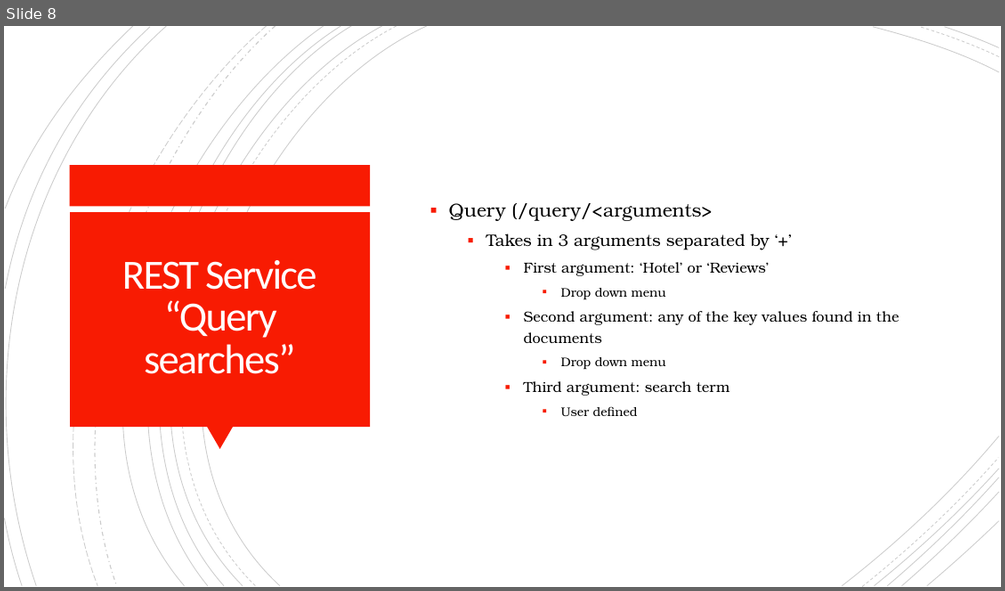
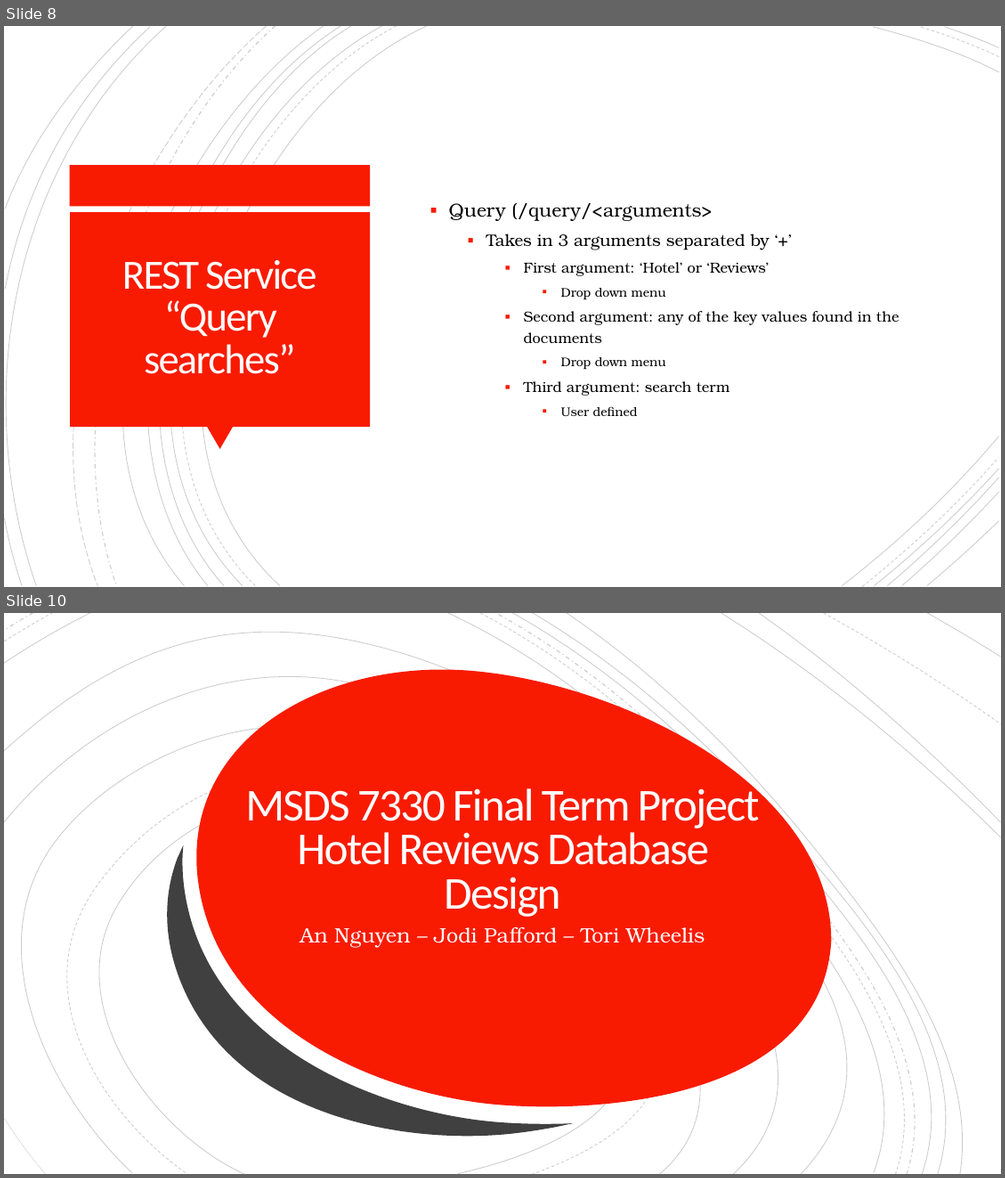
Before and after one commit to anhainguyen82/Database_Final_Project, a slide deck: MSDS_7330_Final_Term_Project.pptx. Shown one above the other, each under a label of ours: slide 8 before the commit, slides 8 and 10 after it; the slides between them are not shown. The pictures are 1005x591 and 1005x1178 pixels, drawn with LibreOffice and Linux fonts; fonts in the diff are those of the drawing. Boxes give left, top, right and bottom in pixels: in the first picture for what was removed or moved away, otherwise in the second. Text is boxed around its words. In the diff, an @@ line names an element or a change of style, - is before the commit and + after.

Commit message:
Update MSDS_7330_Final_Term_Project.pptx
Slide Updates

```diff
--- a/MSDS_7330_Final_Term_Project.pptx
+++ b/MSDS_7330_Final_Term_Project.pptx
@@ slide 10 added at bbox=[4, 613, 1001, 1174], background #FFFFFF @@
@@ rectangle added at bbox=[4, 613, 1001, 1174], fill #FFFFFF @@
@@ group added at bbox=[4, 613, 1001, 1174]: 19 freeform shapes @@
@@ group added at bbox=[4, 613, 1001, 1174]: 19 freeform shapes @@
@@ freeform shape added at bbox=[196, 670, 831, 1107], fill #F81B02 @@
@@ freeform shape added at bbox=[152, 782, 574, 1174], fill #404040 @@
@@ title added at bbox=[245, 783, 760, 916], 44 pt, text #FFFEFF @@
+MSDS 7330 Final Term Project
+Hotel Reviews Database Design
@@ subtitle added at bbox=[299, 927, 704, 948], 20 pt, text #FFFEFF @@
+An Nguyen – Jodi Pafford – Tori Wheelis
```
Also in this commit, not shown: 3 slides changed.
